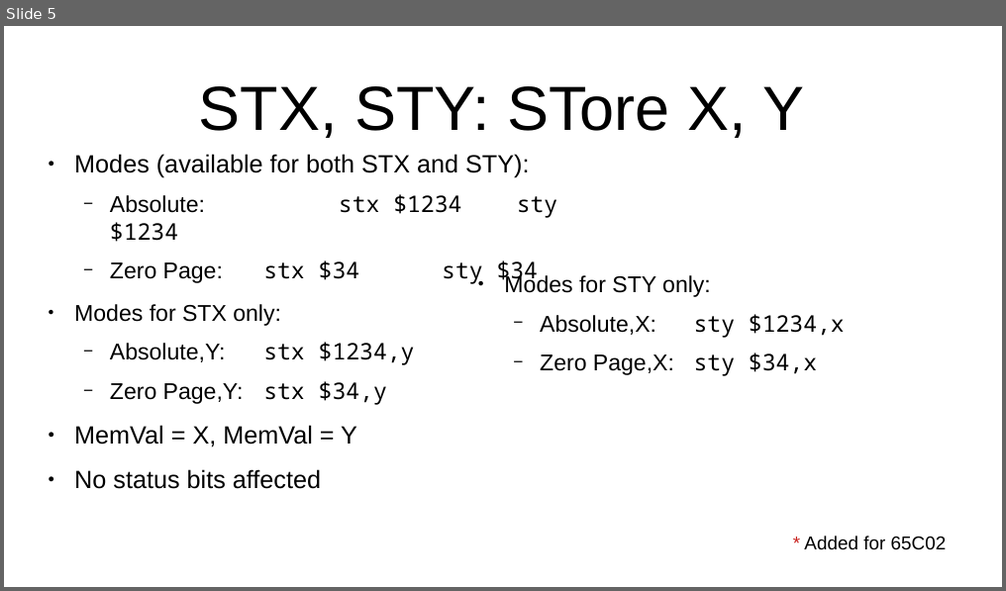
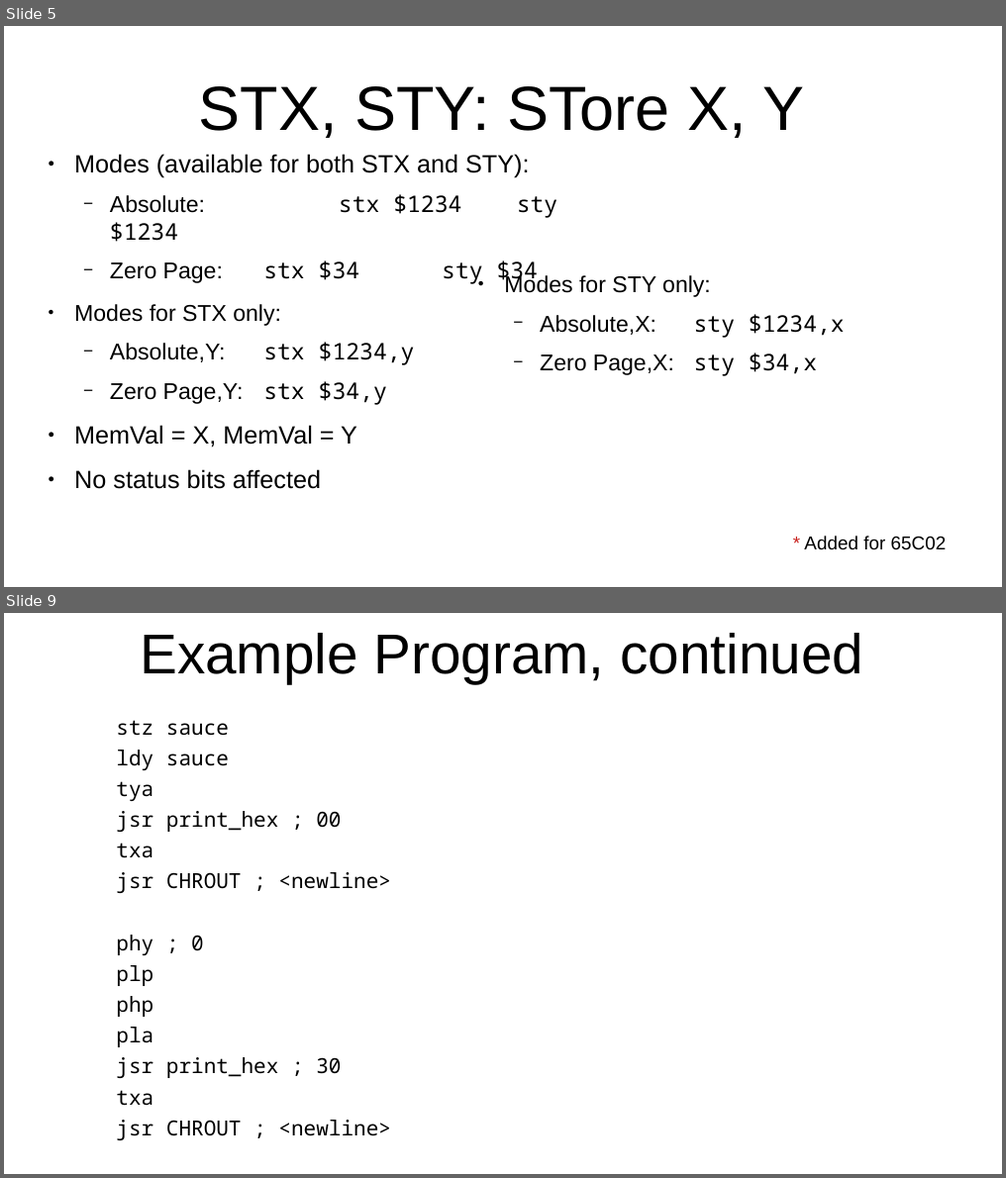
Before and after one commit to SlithyMatt/x16-assembly-tutorial, a slide deck: Lesson7/Lesson7.odp. Shown one above the other, each under a label of ours: slide 5 before the commit, slides 5 and 9 after it; the slides between them are not shown. The pictures are 1006x591 and 1006x1178 pixels, drawn with LibreOffice and Linux fonts; fonts in the diff are those of the drawing. Boxes give left, top, right and bottom in pixels: in the first picture for what was removed or moved away, otherwise in the second. Text is boxed around its words. In the diff, an @@ line names an element or a change of style, - is before the commit and + after.

Commit message:
example program working

```diff
--- a/Lesson7/Lesson7.odp
+++ b/Lesson7/Lesson7.odp
@@ slide 9 added at (4,613,1002,1174), background #FFFFFF @@
@@ title added at (140,633,863,684), 54 pt, text #000000 @@
+Example Program, continued
@@ text added at (116,720,391,1141), 20 pt, text #000000 @@
+stz sauce
+ldy sauce
+tya
+jsr print_hex ; 00
+txa
+jsr CHROUT ; <newline>
+phy ; 0
+plp
+php
+pla
+jsr print_hex ; 30
+txa
+jsr CHROUT ; <newline>
```
Also in this commit, not shown: 2 slides changed, 2 other slides added, 2 other files.
